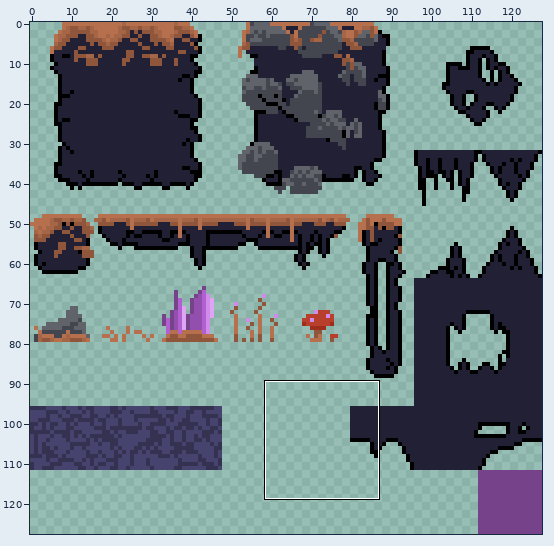
Two versions of one pixel-art file, assets/images/projects/tilemap-underground.aseprite. Above: a wide view before the commit, with the close-up outlined.
Close-up. Old version:
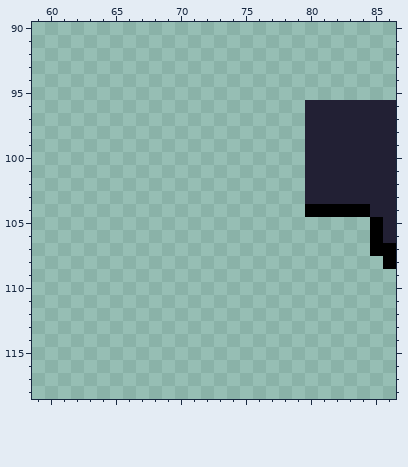
128x128 pixels, 1 frame. Colours within 5 levels of each other are drawn and written as one. Shown: x 59..86, y 90..118.
Now the later version:
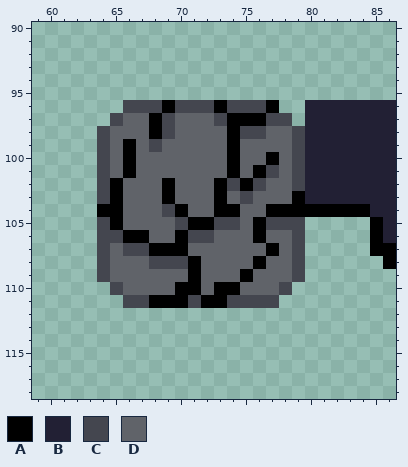
Palette (. is transparent): A #000000  B #222034  C #44464f  D #606369
Log entry: Added a destructable block into underground tilemap
Changes in this commit:
layer "Layer 2" added
--- layer "Layer 2"
@@ x 59..86 @@
  95 ............................
- 96 .....................BBBBBBB
- 97 .....................BBBBBBB
- 98 .....................BBBBBBB
- 99 .....................BBBBBBB
-100 .....................BBBBBBB
-101 .....................BBBBBBB
-102 .....................BBBBBBB
-103 .....................BBBBBBB
-104 .....................AAAAABB
-105 ..........................AB
-106 ..........................AB
-107 ..........................AA
-108 ...........................A
-109 ............................
-110 ............................
-111 ............................
+ 96 .......CCCACCCACCCA..BBBBBBB
+ 97 ......CDDACDDDCAAACC.BBBBBBB
+ 98 .....CDDDACDDDDACCDDCBBBBBBB
+ 99 .....CDADCDDDDDADDDDCBBBBBBB
+100 .....CDADDDDDDDADDADCBBBBBBB
+101 .....CDADDDDDDDADACDCBBBBBBB
+102 .....CADDDADDDACACDDCBBBBBBB
+103 .....CADDDADDDADCDDDABBBBBBB
+104 .....AADDDCADDAADDAAAAAAAABB
+105 .....CADDDDCAACCDACCC.....AB
+106 .....CCAADDACCDDDADDC.....AB
+107 .....CDCCAAADDDDDDADC.....AA
+108 .....CDDDCCCADDDDADDC......A
+109 .....CDDDDDDADDDADDDC.......
+110 ......CDDDDAADAADDDC........
+111 .......CCAAACAACCCC.........
 112 ............................
